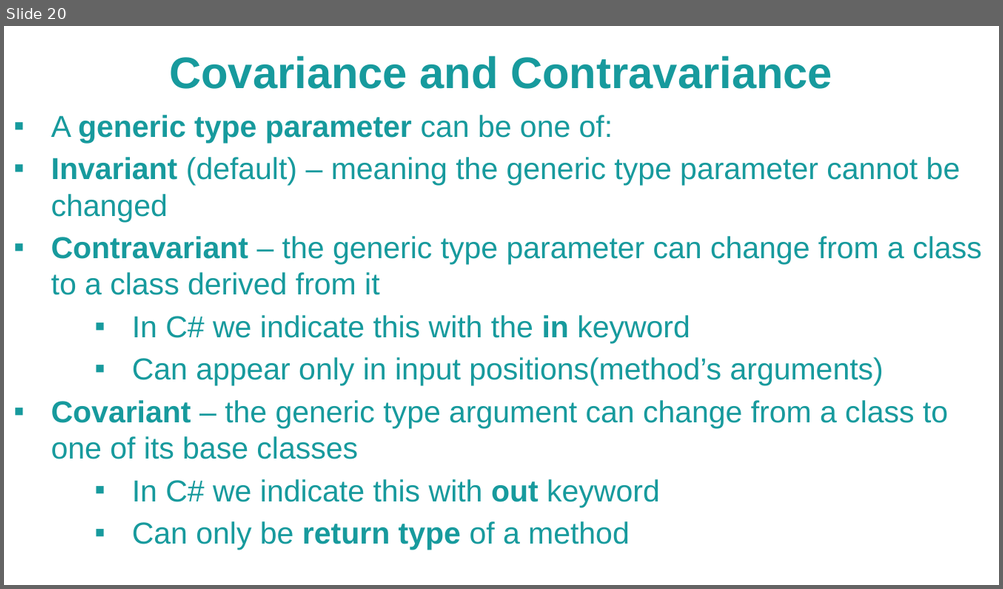
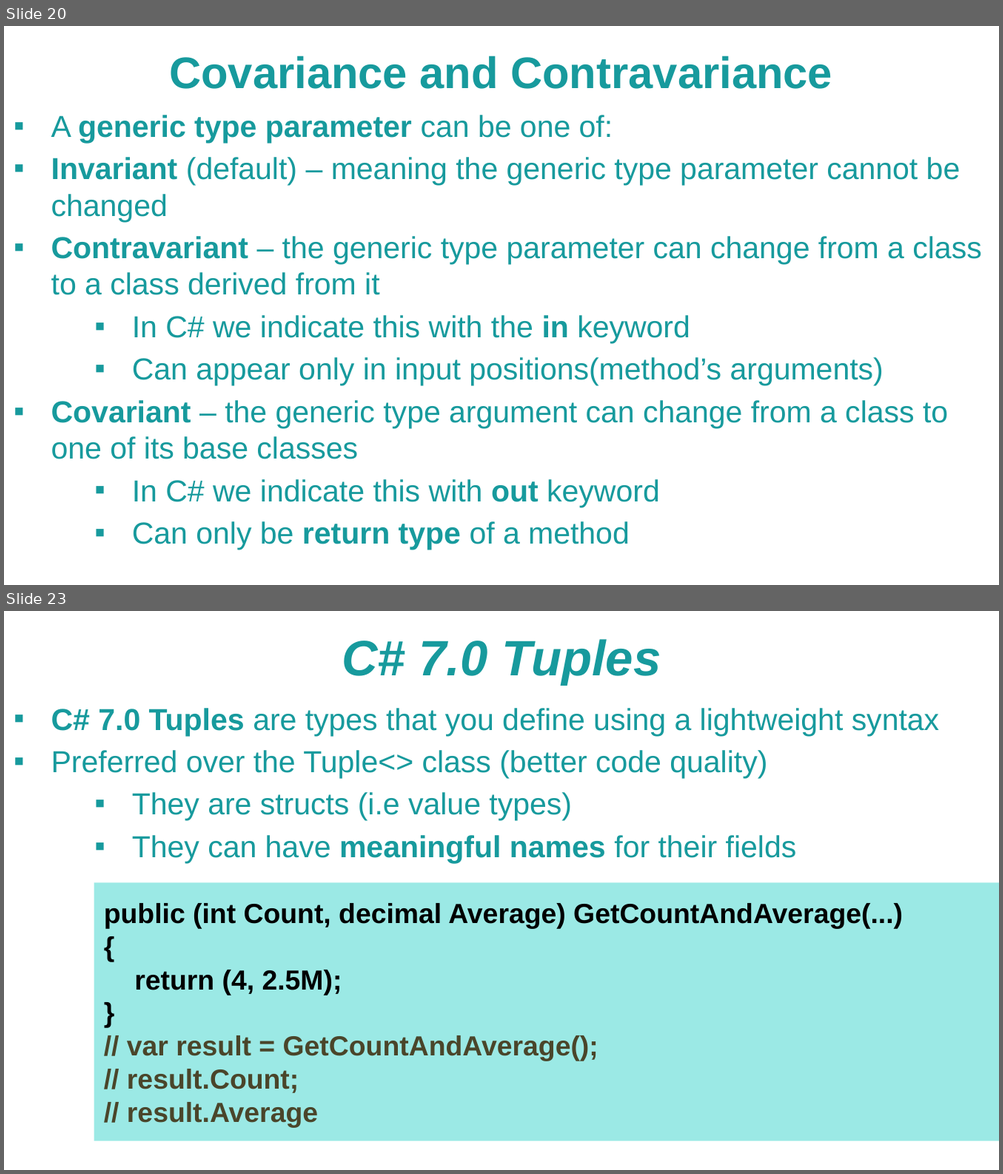
Before and after one commit to NaskoIT/CSharp-In-Depth, a slide deck: C# Tips and Tricks.pptx. Shown one above the other, each under a label of ours: slide 20 before the commit, slides 20 and 23 after it; the slides between them are not shown. The pictures are 1003x589 and 1003x1174 pixels, drawn with LibreOffice and Linux fonts; fonts in the diff are those of the drawing; background and template pictures are left out. Boxes give left, top, right and bottom in pixels: in the first picture for what was removed or moved away, otherwise in the second. Text is boxed around its words. In the diff, an @@ line names an element or a change of style, - is before the commit and + after.

Commit message:
Tuples

```diff
--- a/C# Tips and Tricks.pptx
+++ b/C# Tips and Tricks.pptx
@@ slide 23 added at bbox=[4, 611, 999, 1170], background picture (left out) @@
@@ text added at bbox=[341, 639, 660, 685], 36 pt, text #179A9D, bold, italic @@
+C# 7.0 Tuples
@@ text added at bbox=[51, 708, 939, 863], 22 pt, text #179A9D @@
+▪ C# 7.0 Tuples are types that you define using a lightweight syntax
+▪ Preferred over the Tuple<> class (better code quality)
+  ▪ They are structs (i.e value types)
+  ▪ They can have meaningful names for their fields
@@ rectangle added at bbox=[94, 883, 999, 1141], fill #38D4CD at 50% opacity, 20 pt, text #000000, bold @@
+public (int Count, decimal Average) GetCountAndAverage(...)
+{
+return (4, 2.5M);
+}
+// var result = GetCountAndAverage();
+// result.Count;
+// result.Average
```
Also in this commit, not shown: 2 other slides added, 3 other files.
